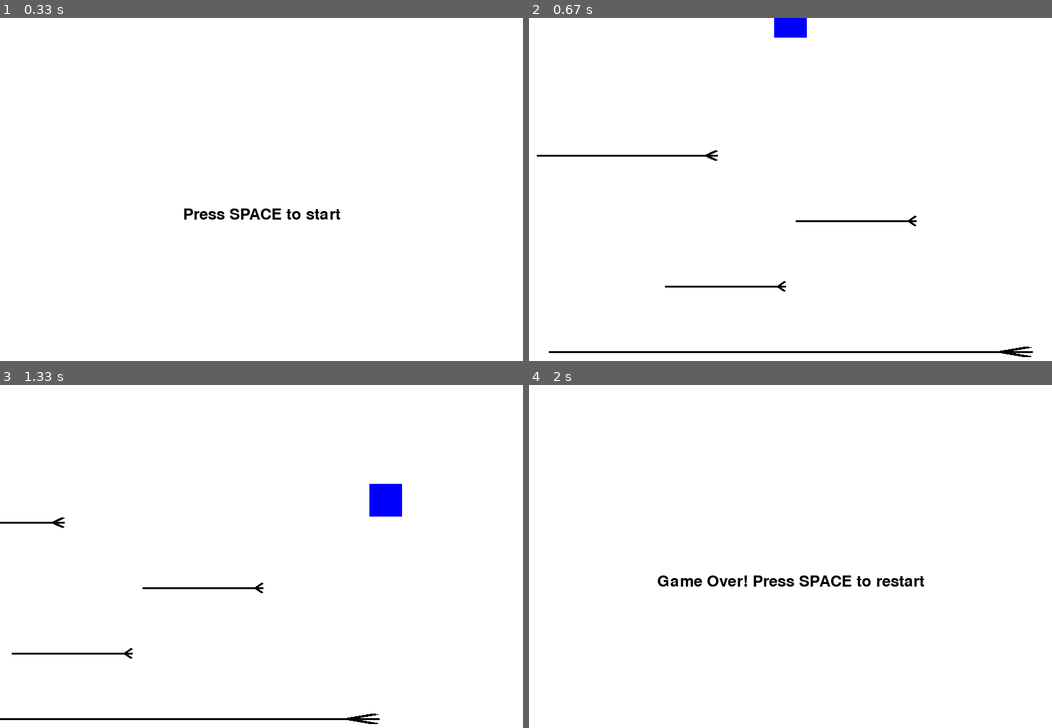
Above: before the commit, frames 1-4 (two rows, left to right).
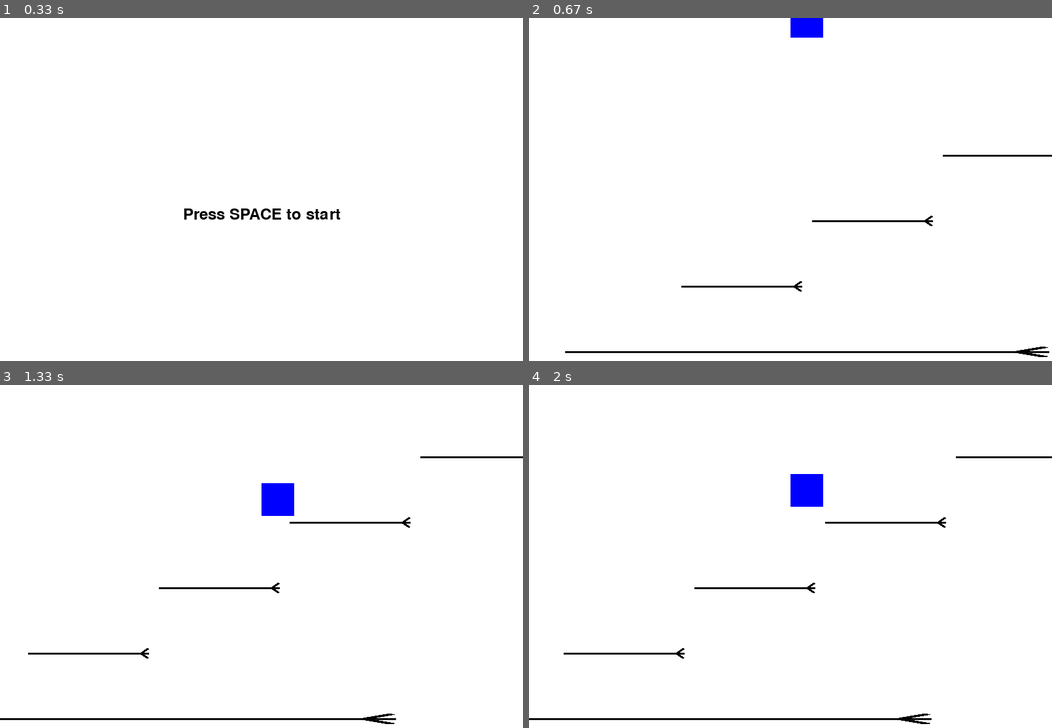
Above: after the commit, the same moments.

Repository: RyanDanielLee/pygame
Game: pygame game, started from game.py
Same seed, same stepped clock (60 frames per second), same inputs: the game is played once before the commit and once after it.
Inputs:
- Up to frame 1 (0.33 s): no input
- Up to frame 2 (0.67 s): tap Space at 0.33 s
- Up to frame 3 (1.33 s): hold Right 0.67-1.13 s; tap Space at 0.73, 1.03, 1.23 s; hold Right from 1.17 s (still down)
- Up to frame 4 (2 s): tap Space at 1.53, 1.73 s; release Right at 1.63 s; hold Left from 1.67 s (still down)

Frame 1 is identical in both runs. In frame 2, 1.0% of the frame differs, in the area x 1-100%, y 0-99%; in frame 3, 1.8%; in frame 4, 2.4%, in the area x 0-100%, y 20-99%.

Commit message:
Fixed camera angles

Diff:
--- a/components/level.py
+++ b/components/level.py
@@ -1,6 +1,6 @@
 # components/level.py
 import csv
-from components.platform import Platform
+from components.platform import Platform, EndPlatform
 
 class Level:
     def __init__(self, level_file):
@@ -16,7 +16,12 @@
                 width = int(row['width'].strip())
                 height = int(row['height'].strip())
                 image_path = row.get('image_path', '')  # Add a new column 'image_path' to your CSV file
-                self.platforms.append(Platform(x, y, width, height, image_path))  # Removed 'scale'
+                if row.get('type') == 'end':
+                    self.platforms.append(EndPlatform(x, y, width, height, image_path))  # Create an EndPlatform
+                else:
+                    self.platforms.append(Platform(x, y, width, height, image_path))  # Removed 'scale'
+
+
 
     def get_platforms(self):
         return self.platforms
--- a/components/platform.py
+++ b/components/platform.py
@@ -8,16 +8,15 @@
         self.image_path = image_path
         self.original_image = pygame.image.load(image_path).convert()  # Load the original image
 
-        print(f"Original image size: {self.original_image.get_size()}")  # Debug line
-
         # If the image has transparency, set the color key
         self.original_image.set_colorkey((255, 255, 255))
 
         # Resize the image to match the platform size
         self.image = self.resize(width, height)
 
-        print(f"Resized image size: {self.image.get_size()}")  # Debug line
-
     def resize(self, width, height):
         # Resize the image to match the platform size
         return pygame.transform.scale(self.original_image, (width, height))
+
+class EndPlatform(Platform):
+    pass
--- a/levels/Level1.csv
+++ b/levels/Level1.csv
@@ -1,5 +1,22 @@
-x,y,width,height,image_path
-0,500,800,20,images/foot.png
-200,400,200,20,images/foot.png
-400,300,200,20,images/foot.png
-0,200,300,20,images/foot.png
+x,y,width,height,image_path,type
+0,500,800,20,images/foot.png,regular
+200,400,200,20,images/foot.png,regular
+400,300,200,20,images/foot.png,regular
+600,200,200,20,images/foot.png,regular
+800,100,200,20,images/foot.png,regular
+1000,200,200,20,images/foot.png,regular
+1200,300,200,20,images/foot.png,regular
+1400,400,200,20,images/foot.png,regular
+1600,500,200,20,images/foot.png,regular
+1800,400,200,20,images/foot.png,regular
+2000,300,200,20,images/foot.png,regular
+2200,200,200,20,images/foot.png,regular
+2400,100,200,20,images/foot.png,regular
+2600,200,200,20,images/foot.png,regular
+2800,300,200,20,images/foot.png,regular
+3000,400,200,20,images/foot.png,regular
+3200,500,200,20,images/foot.png,regular
+3400,400,200,20,images/foot.png,regular
+3600,300,200,20,images/foot.png,regular
+3800,200,200,20,images/foot.png,regular
+4000,100,200,20,images/foot.png,end
--- a/screens/game.py
+++ b/screens/game.py
@@ -2,6 +2,7 @@
 import pygame
 from components.player import Player
 from components.level import Level
+from components.platform import Platform, EndPlatform
 from constants import SCREEN_WIDTH, SCREEN_HEIGHT, WHITE
 from .base import BaseScreen
 from .start import StartScreen
@@ -17,27 +18,33 @@
         self.player = Player()
         self.all_sprites.add(self.player)
 
+        # Initialize camera offset
+        self.camera_offset_x = 0
+
     def process_input(self):
         super().process_input()
         keys = pygame.key.get_pressed()
         self.player.handle_input(keys)
 
-
     def update(self):
         self.all_sprites.update()
+
+        # Update camera offset
+        self.camera_offset_x = SCREEN_WIDTH // 2 - self.player.rect.x
 
         # Check if the player has fallen off the edge
         if self.player.rect.y > SCREEN_HEIGHT:
             # Pass the GameScreen class to the EndScreen constructor
             self.next_screen = EndScreen(self.__class__)
 
-        # Move the game world in the opposite direction of the player
-        for platform in self.level.get_platforms():
-            platform.rect.x -= self.player.velocity_x
-
         # Check if the player collides with any platforms
         platform_hits = pygame.sprite.spritecollide(self.player, self.level.get_platforms(), False)
-        self.player.handle_platform_collision(platform_hits)
+        for platform in platform_hits:
+            if isinstance(platform, EndPlatform):
+                self.next_screen = EndScreen(self.__class__)
+            else:
+                self.player.handle_platform_collision(platform_hits)
+
 
 
     def render(self, screen):
@@ -46,7 +53,7 @@
 
         # Draw platform images
         for platform in self.level.get_platforms():
-            screen.blit(platform.image, platform.rect.topleft)
+            screen.blit(platform.image, (platform.rect.x + self.camera_offset_x, platform.rect.y))
 
         # Draw player sprite
-        self.all_sprites.draw(screen)
+        screen.blit(self.player.image, (SCREEN_WIDTH // 2, self.player.rect.y))
